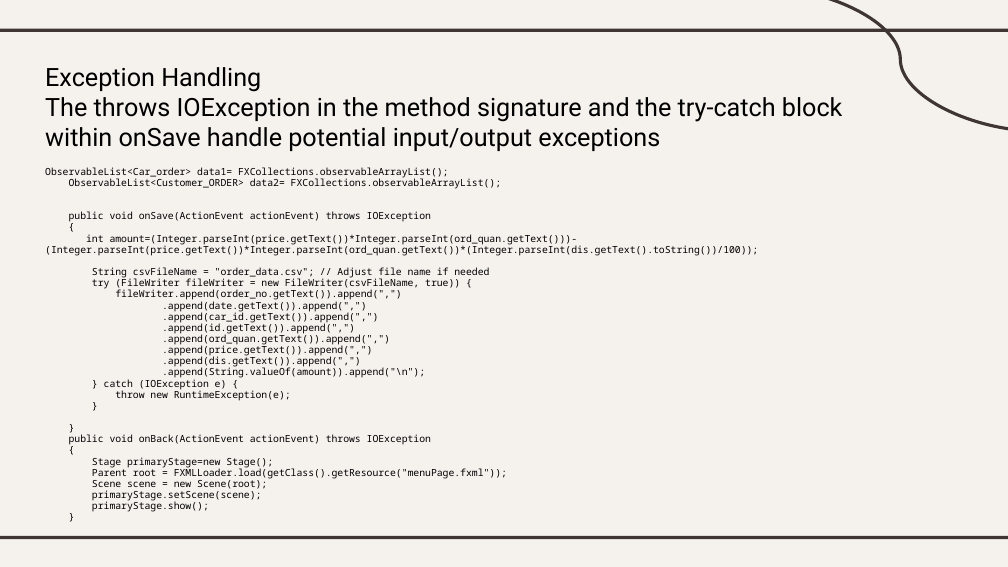
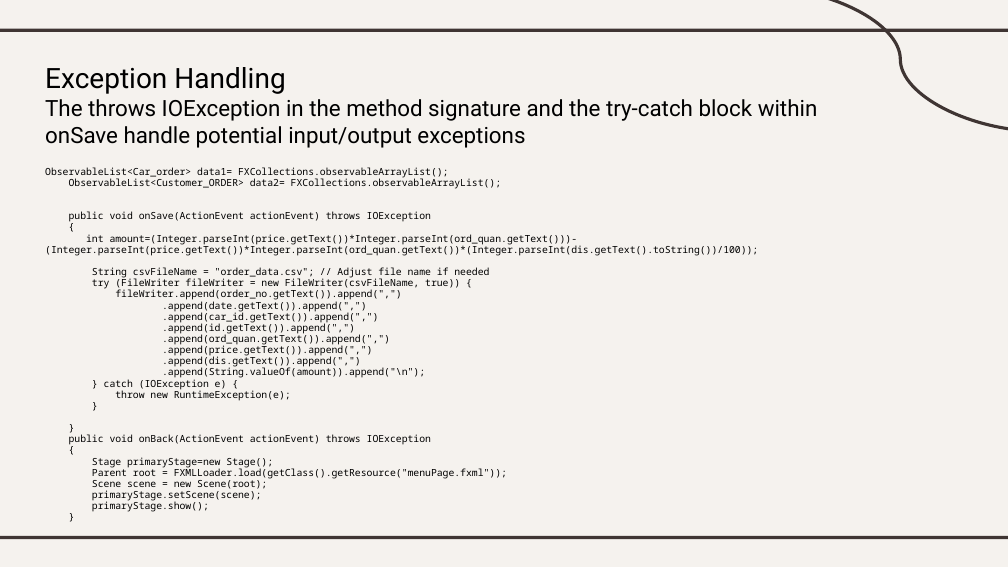
Before and after one commit to CSYE6200-OOD-Spring2024/s3_ProjectGroup08, a slide deck: slide 9 of Group 8.ppt. Drawn at 1008x567 pixels with LibreOffice and Linux fonts; fonts in the diff are those of the drawing. Boxes give left, top, right and bottom in pixels: in the first picture for what was removed or moved away, otherwise in the second. Text is boxed around its words. In the diff, an @@ line names an element or a change of style, - is before the commit and + after.

```diff
--- a/Group 8.ppt
+++ b/Group 8.ppt
@@ title "Exception Handling The throws IOException ..." at [45, 67, 818, 148]: size 18 to 20 pt in "Exception Handling"; size 18 to 16 pt in "The throws IOException in the method signature ..." @@
```
Also in this commit, not shown: 3 other slides changed, 1 slide added.
